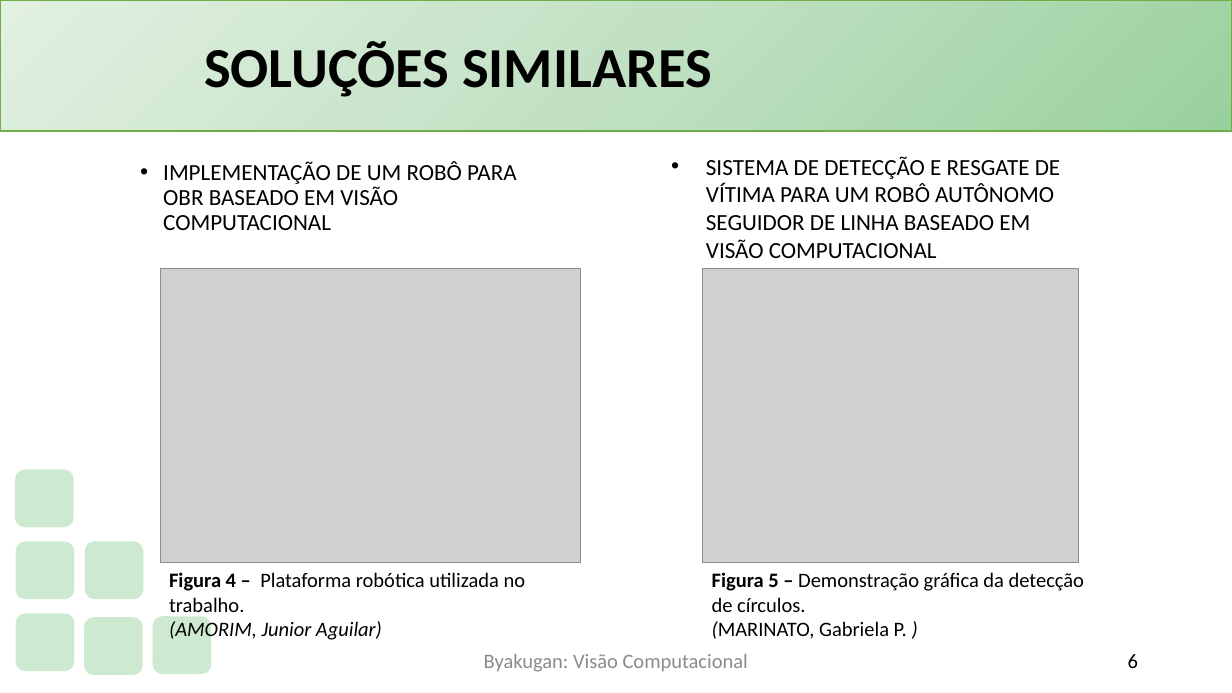
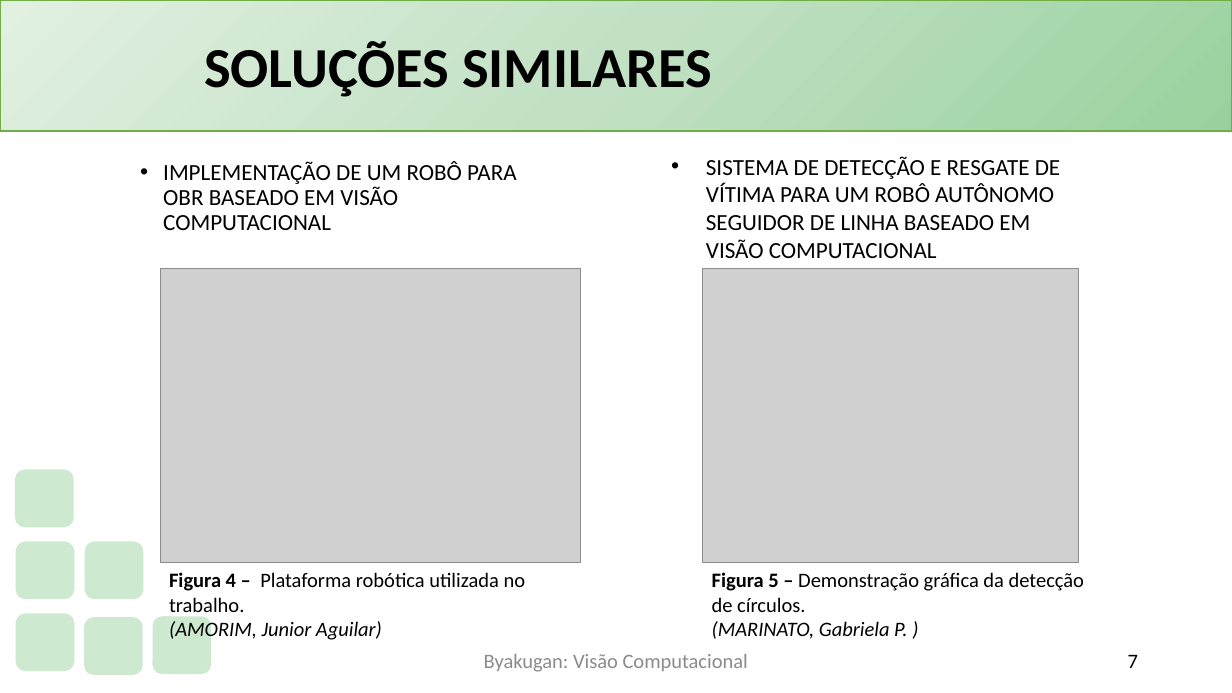
Before and after one commit to PauloVLB/Projeto_Integrador, a slide deck: slide 7 of Slide.pptx (slide 6 before the commit). Drawn at 1232x693 pixels with LibreOffice and Linux fonts; fonts in the diff are those of the drawing; grey boxes stand for pictures; background and template pictures are left out. Boxes give left, top, right and bottom in pixels: in the first picture for what was removed or moved away, otherwise in the second. Text is boxed around its words. In the diff, an @@ line names an element or a change of style, - is before the commit and + after.

```diff
--- a/Slide.pptx
+++ b/Slide.pptx
@@ text at box(712, 621, 907, 639): italic on in "(MARINATO, Gabriela P." @@
@@ page number at box(1128, 655, 1138, 668): text changed @@
-6
+7
```
Also in this commit, not shown: 7 other slides changed, 1 slide added, 2 other files.
